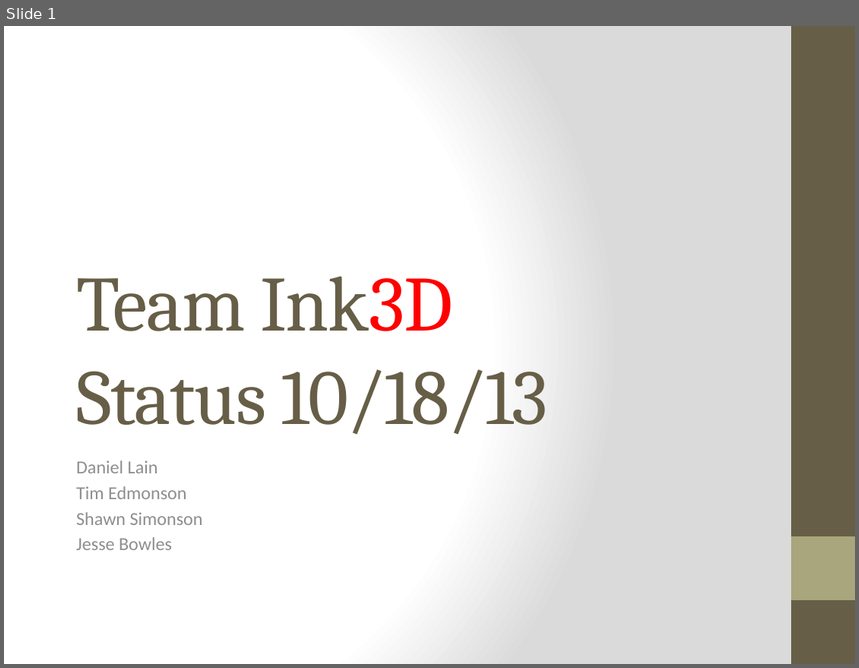
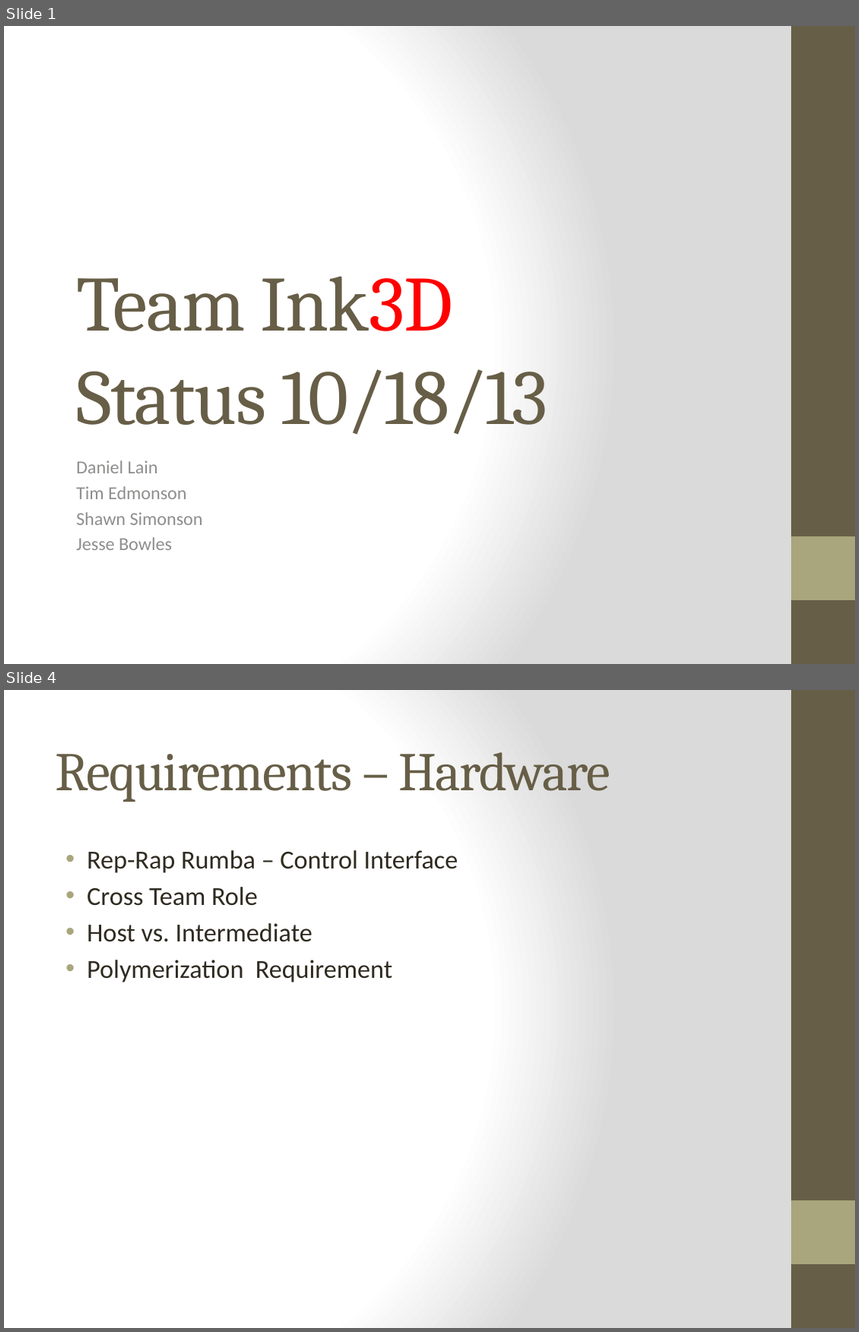
Before and after one commit to qpHalcy0n/SRDesign, a slide deck: Status Updates/2013 10 18.pptx. Shown one above the other, each under a label of ours: slide 1 before the commit, slides 1 and 4 after it; the slides between them are not shown. The pictures are 859x668 and 859x1332 pixels, drawn with LibreOffice and Linux fonts; fonts in the diff are those of the drawing. Boxes give left, top, right and bottom in pixels: in the first picture for what was removed or moved away, otherwise in the second. Text is boxed around its words. In the diff, an @@ line names an element or a change of style, - is before the commit and + after.

```diff
--- a/Status Updates/2013 10 18.pptx
+++ b/Status Updates/2013 10 18.pptx
@@ slide 4 added at [4,690,855,1328], background gradient #FFFFFF to #DADADA; not listed: 2 template elements that a slide beside it also shows @@
@@ title added at [55,752,610,802], 46 pt, text #675E47 @@
+Requirements – Hardware
@@ text added at [87,850,458,983], 22 pt, text #2F2B20 @@
+• Rep-Rap Rumba – Control Interface
+• Cross Team Role
+• Host vs. Intermediate
+• Polymerization Requirement
```
Also in this commit, not shown: 1 slide changed, 3 other slides added, 1 slide removed, 1 other file.
